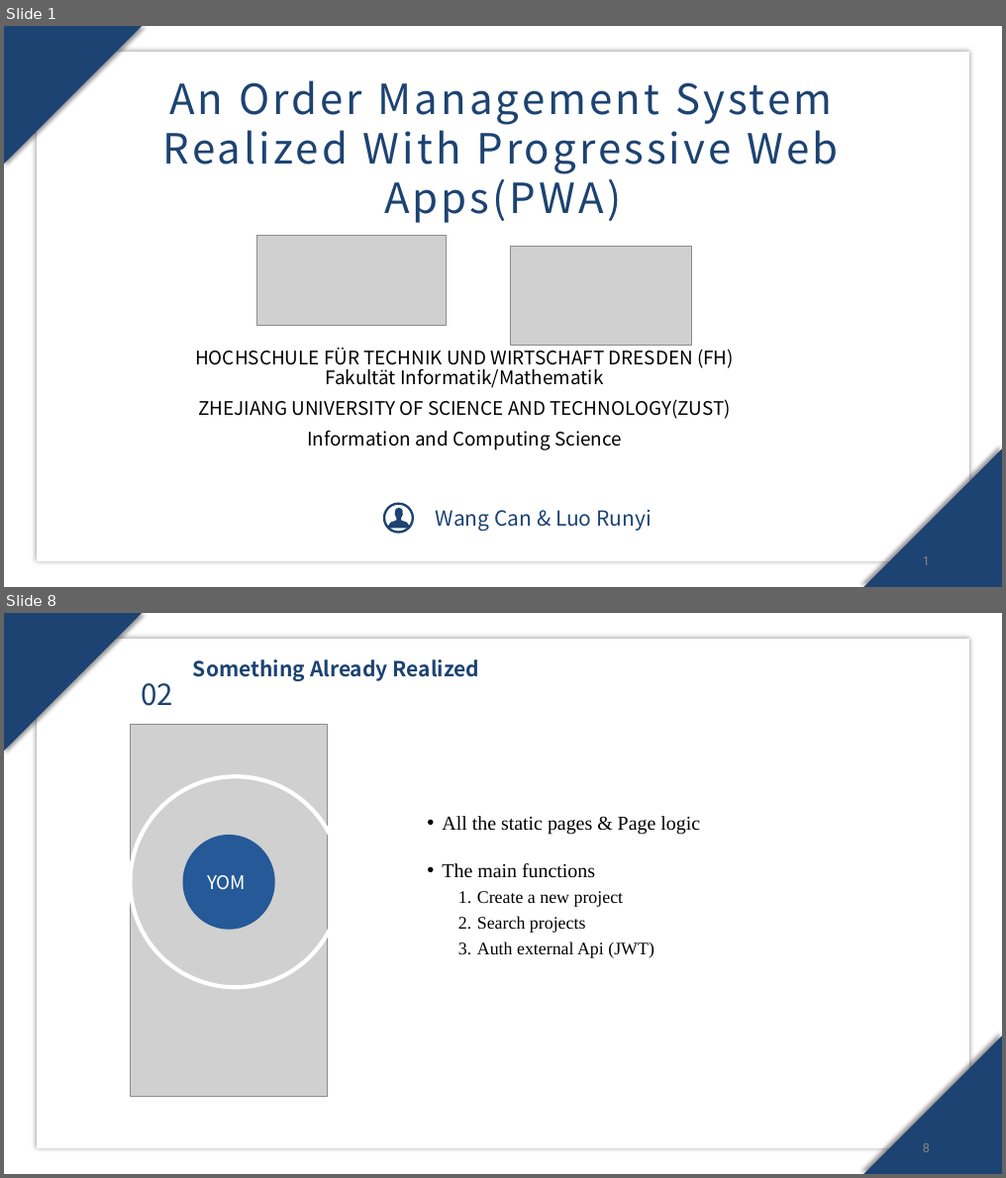
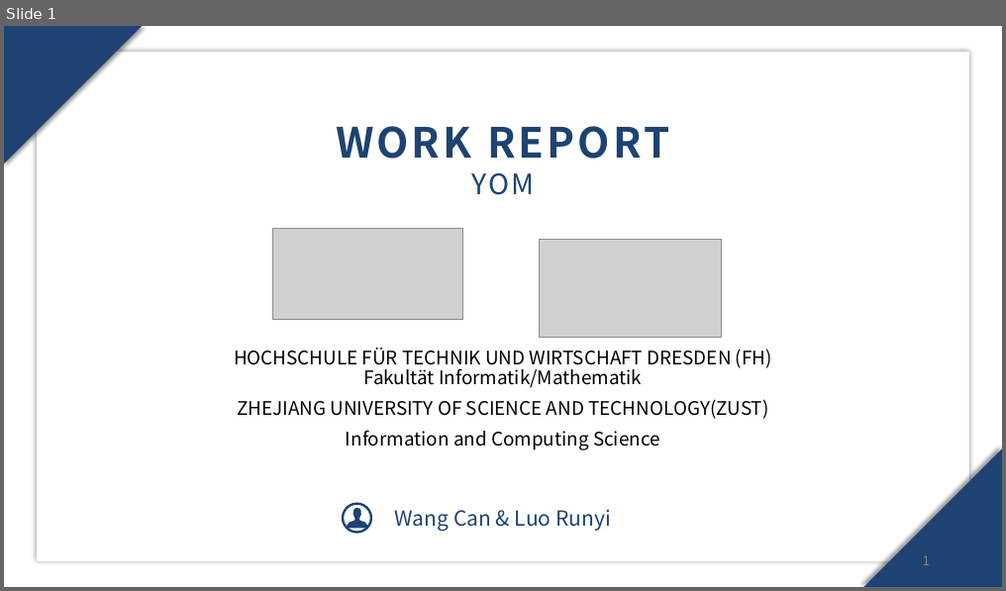
Before and after one commit to SuperRun/Yom, a slide deck: document/work report.pptx. Shown one above the other, each under a label of ours: slides 1 and 8 before the commit, slide 1 after it; the slides between them are not shown. The pictures are 1006x1178 and 1006x591 pixels, drawn with LibreOffice and Linux fonts; fonts in the diff are those of the drawing; grey boxes stand for pictures; background and template pictures are left out. Boxes give left, top, right and bottom in pixels: in the first picture for what was removed or moved away, otherwise in the second. Text is boxed around its words. In the diff, an @@ line names an element or a change of style, - is before the commit and + after.

Commit message:
work report

```diff
--- a/document/work report.pptx
+++ b/document/work report.pptx
@@ slide 8 removed at <box>4,613,1002,1174</box>, background picture (left out) @@
@@ rectangle removed at <box>4,613,1002,1174</box> @@
@@ freeform shape removed at <box>4,613,143,751</box> @@
@@ rectangle removed at <box>37,639,969,1149</box> @@
@@ text removed at <box>193,660,480,681</box> @@
-Something Already Realized
@@ text removed at <box>141,683,173,706</box> @@
-02
@@ picture removed at <box>131,724,328,1096</box> @@
@@ ellipse removed at <box>131,777,342,988</box> @@
@@ text removed at <box>442,816,700,959</box> @@
-• All the static pages & Page logic
-• The main functions
-  1. Create a new project
-  2. Search projects
-  3. Auth external Api (JWT)
@@ ellipse removed at <box>183,835,275,930</box> @@
@@ text removed at <box>207,875,246,890</box> @@
-YOM
@@ freeform shape removed at <box>863,1036,1002,1174</box> @@
@@ page number removed at <box>923,1144,930,1153</box> @@
-8
@@ slide 1 changed as well @@
@@ text at <box>336,126,669,195</box>: text changed; bold on @@
-An Order Management System Realized With Progressive Web Apps(PWA)
+WORK REPORT
+YOM
@@ picture: place and size @@
-picture at <box>256,235,447,325</box>
+picture at <box>273,229,463,319</box>
@@ picture: place and size @@
-picture at <box>510,247,692,345</box>
+picture at <box>540,240,721,338</box>
@@ subtitle "HOCHSCHULE FÜR TECHNIK UND WIRTSCHAFT ...": place and size @@
-subtitle "HOCHSCHULE FÜR TECHNIK UND WIRTSCHAFT ..." at <box>195,345,734,451</box>
+subtitle "HOCHSCHULE FÜR TECHNIK UND WIRTSCHAFT ..." at <box>234,348,772,451</box>
@@ 1 text, 1 freeform shape, 1 ellipse: place and size @@
-1 text, 1 freeform shape, 1 ellipse at <box>384,503,651,532</box>
+1 text, 1 freeform shape, 1 ellipse at <box>343,503,611,532</box>
```
Also in this commit, not shown: 2 other slides changed, 10 slides added, 9 other slides removed.
